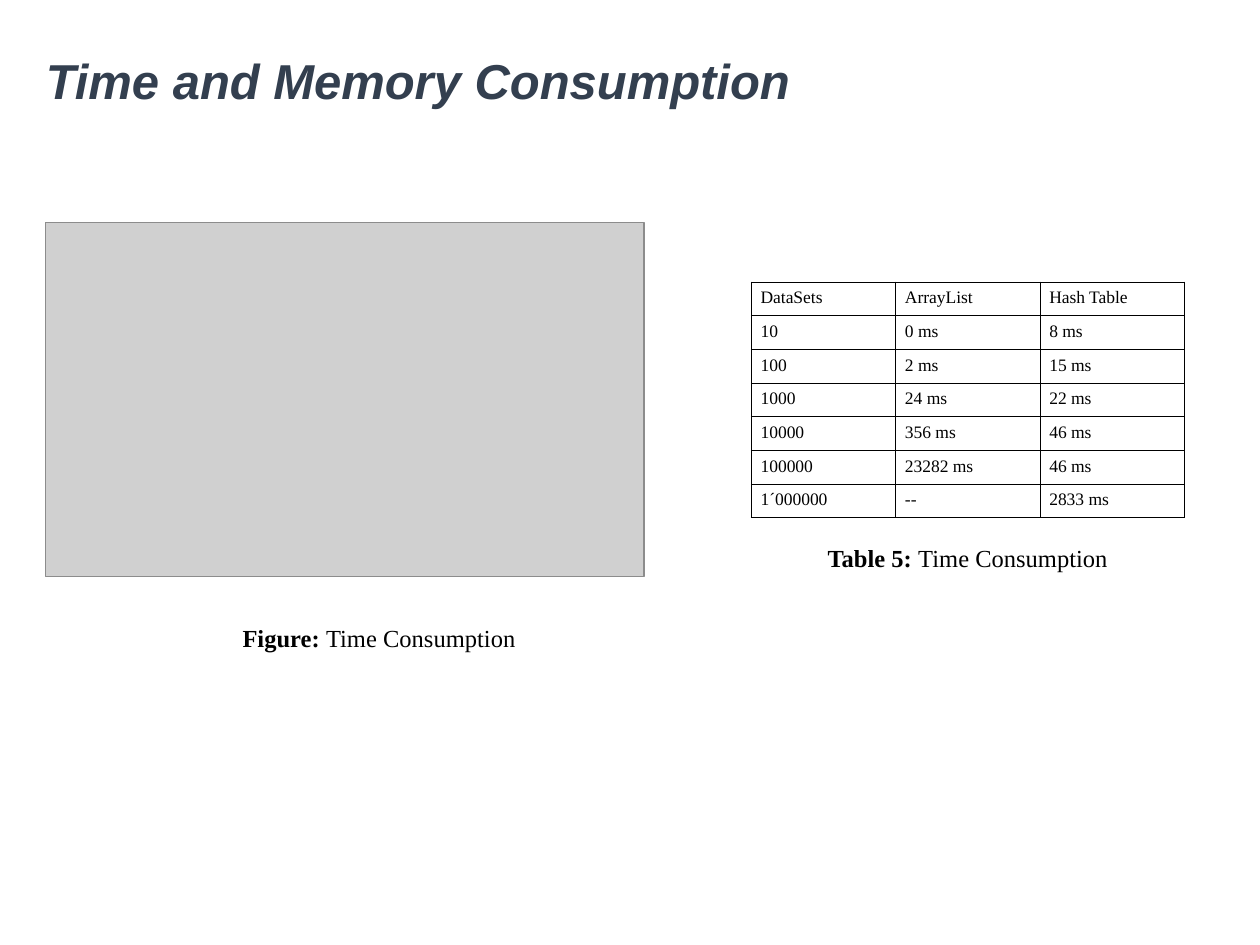
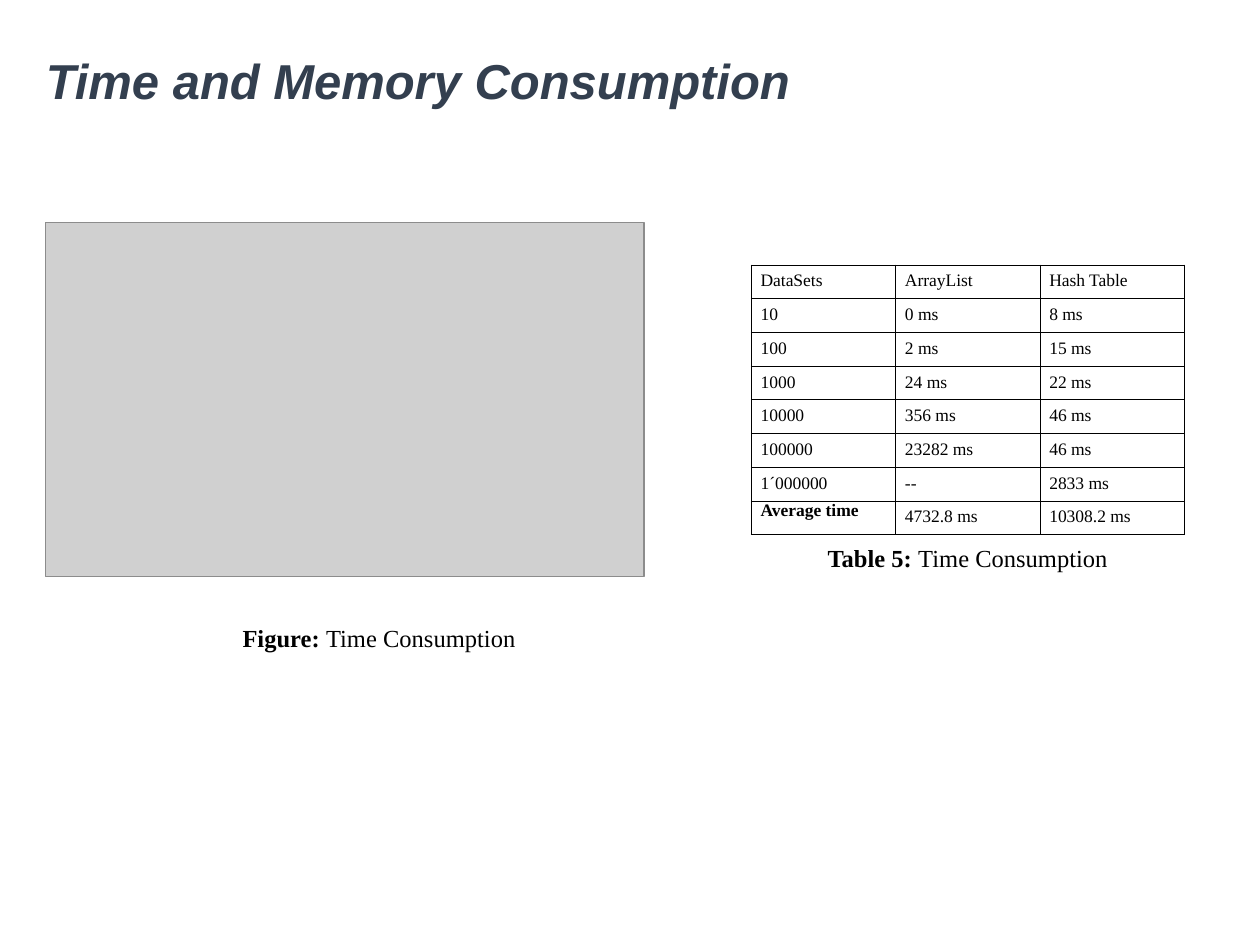
Before and after one commit to julianalalindev/ST0245-032, a slide deck: slide 9 of proyecto/informe/entrega3/Presentation of bees.pptx. Drawn at 1260x945 pixels with LibreOffice and Linux fonts; fonts in the diff are those of the drawing; grey boxes stand for pictures; background and template pictures are left out. Boxes give left, top, right and bottom in pixels: in the first picture for what was removed or moved away, otherwise in the second. Text is boxed around its words. In the diff, an @@ line names an element or a change of style, - is before the commit and + after.

```diff
--- a/proyecto/informe/entrega3/Presentation of bees.pptx
+++ b/proyecto/informe/entrega3/Presentation of bees.pptx
@@ table at (751,265,1186,533) @@
+row 8: Average time | 4732.8 ms | 10308.2 ms
@@ table: place and size @@
-table at (751,282,1186,518)
+table at (751,265,1186,533)
```
Also in this commit, not shown: 2 other slides changed, 1 slide added, 1 other file.
